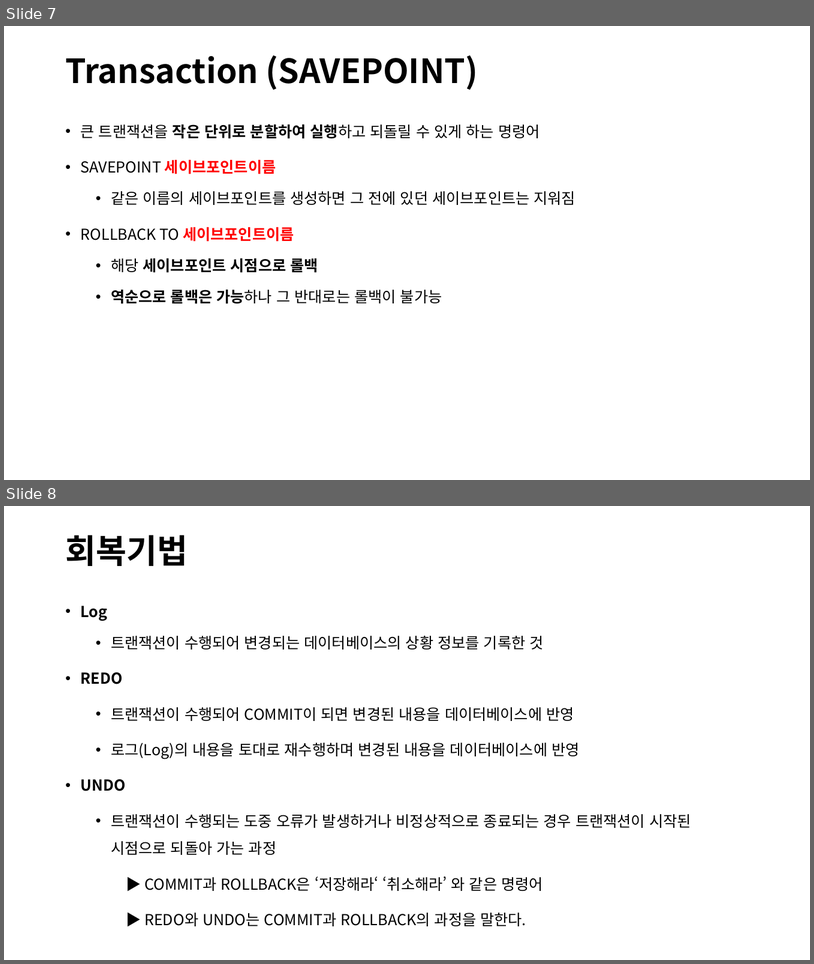
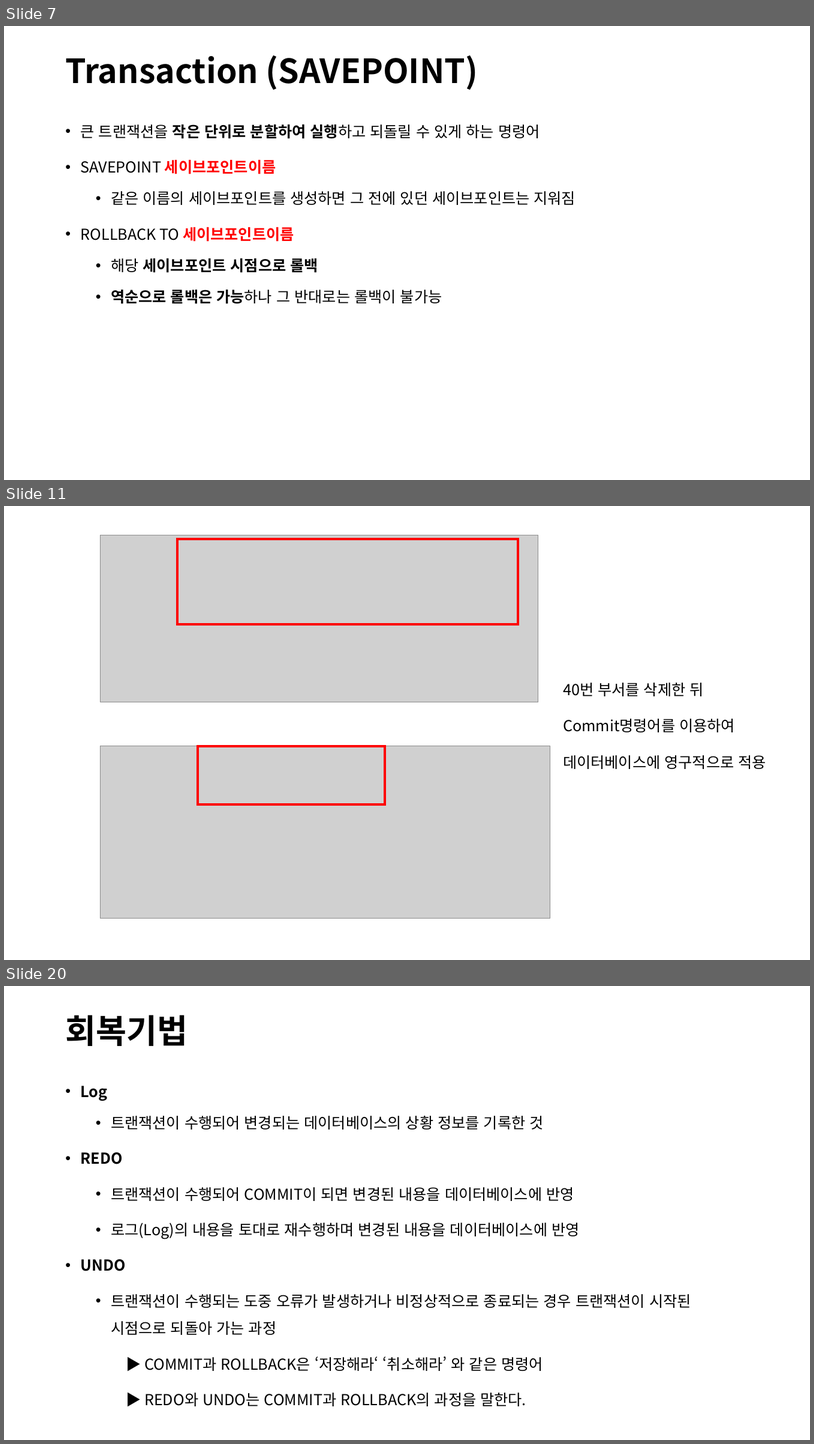
Before and after one commit to lhs501/mirim, a slide deck: 8-SQL-TCL_-_Transaction.pptx. Shown one above the other, each under a label of ours: slides 7 and 8 before the commit, slides 7, 11 and 20 after it; the slides between them are not shown. The pictures are 814x964 and 814x1444 pixels, drawn with LibreOffice and Linux fonts; fonts in the diff are those of the drawing; grey boxes stand for pictures. Boxes give left, top, right and bottom in pixels: in the first picture for what was removed or moved away, otherwise in the second. Text is boxed around its words. In the diff, an @@ line names an element or a change of style, - is before the commit and + after.

```diff
--- a/8-SQL-TCL_-_Transaction.pptx
+++ b/8-SQL-TCL_-_Transaction.pptx
@@ slide 11 added at [4,506,810,960], background #FFFFFF @@
@@ picture added at [100,535,539,702] @@
@@ rectangle added at [177,539,518,625], outline #FF0000 3 pt @@
@@ text added at [563,682,766,769], 18 pt, text #000000 @@
+40번 부서를 삭제한 뒤
+Commit명령어를 이용하여
+데이터베이스에 영구적으로 적용
@@ picture added at [100,745,550,918] @@
@@ rectangle added at [198,745,385,804], outline #FF0000 3 pt @@
@@ what was slide 8 is now slide 20 @@
```
Also in this commit, not shown: 11 other slides added.
